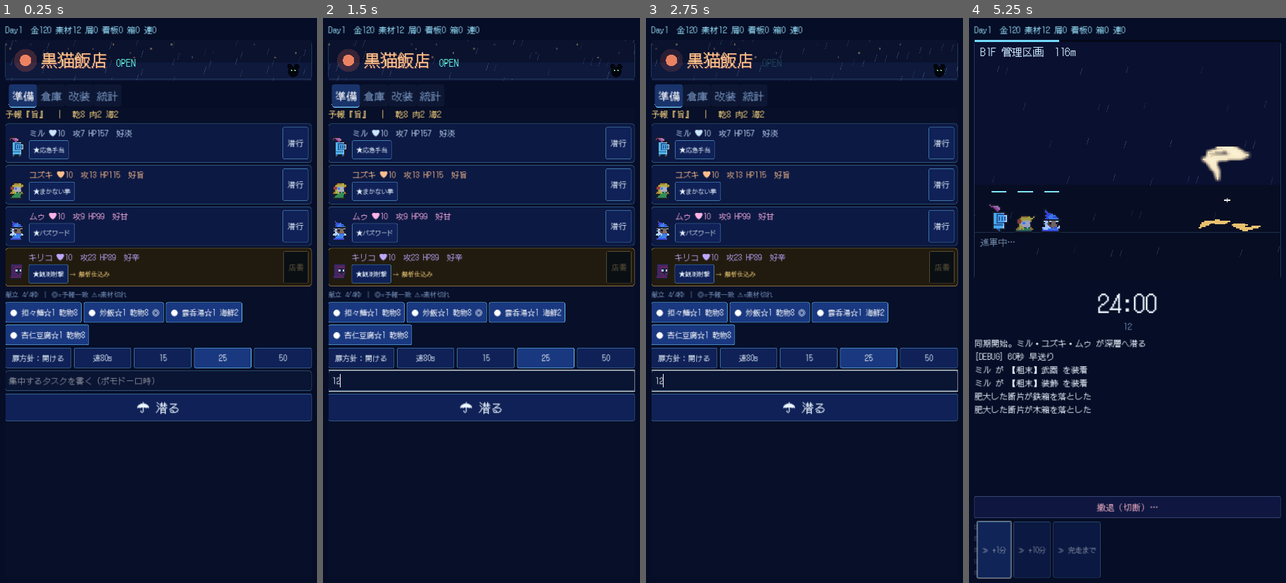
Above: before the commit, frames 1-4 (left to right).
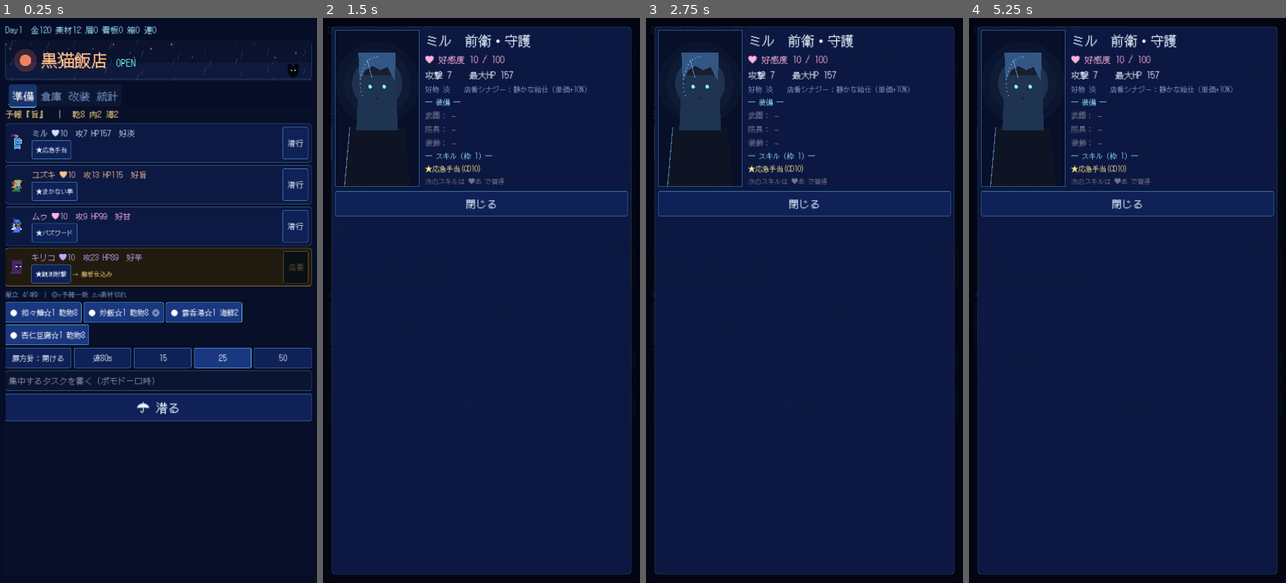
Above: after the commit, the same moments.

Repository: Conata/Pomodoro
Game: Godot game, scene res://main.tscn
Same seed, same stepped clock (60 frames per second), same inputs: the game is played once before the commit and once after it.
Inputs (mouse positions are in pixels of both pictures, inside the frame that each line leads up to):
- Up to frame 1 (0.25 s): no input
- Up to frame 2 (1.5 s): click (481, 379) at 0.52 s; type "12" at 0.6 s; click (342, 142) at 1.27 s
- Up to frame 3 (2.75 s): click (665, 181) at 2.02 s
- Up to frame 4 (5.25 s): click (988, 227) at 2.77 s; click (988, 266) at 3.52 s; click "☂ 潜る" at 4.25 s; click (994, 549) at 5 s, where only the run before the commit has a clickable "≫ +1分"

The runs differ from the first frame. In frame 1, 2.1% of the frame differs, in the area x 2-47%, y 19-47%; in frame 2, 27%; in frame 3, 27%; in frame 4, 66%, in the area x 1-99%, y 1-100%.

Commit message:
feat: 潜行中の掛け合い＋高解像度ポートレート＋ステータス画面
放置で愛着が湧くように、キャラがいま起きていることを喋る:
- 掛け合い（src/sim/banter.gd）: 出発/独り言/戦闘/ボス/戦利品/ゲート/
  全滅/扉の状況別セリフを4人分。WORLD.md の声。何もない時間は
  8〜15秒ごとに独り言（MIDNIGHT VIDEO 的な日常のつぶやき）で愛着を醸成
- DiveView に吹き出し（say）。ログにも色付き名前で残る
- 銘柄は UI 側の非決定論RNGで選ぶのでゲーム状態に影響しない

ストーリーは等身の高いキャラに（ピクセルではない）:
- Portrait（src/ui/portrait.gd）: キャラ色のシルエット立ち絵＋光る瞳。
  暗がり＋ネオンのムーディな描画。会話シーンの立ち絵をこれに置換
- assets/portraits/<id>.png を置けば本物の立ち絵に自動差し替え（説明書同梱）

TBH の英雄画面のようなステータス:
- 編成カードの立ち絵タップ→ポートレート＋攻/HP/好感度/装備/スキルの詳細

絵文字の豆腐対策の続きで早送りログを（DEBUG）に。xvfbで全画面確認、
テスト70全パス

https://claude.ai/code/session_016Bm5d2aQMXMz4o4Q9JWW5n

Diff:
--- a/main.gd
+++ b/main.gd
@@ -55,7 +55,14 @@
 var ship_label: Label
 var ui_accum := 0.0
 var offline_note := ""
+var banter_rng := RandomNumberGenerator.new()
+var banter_timer := 0.0
+var banter_next := 6.0
 var confirm: ConfirmationDialog
+var status_overlay: Control
+var status_portrait: PortraitRect
+var status_name: Label
+var status_body: VBoxContainer
 var bgm: AudioStreamPlayer
 var sfx_pool: Array[AudioStreamPlayer] = []
 var sfx_next := 0
@@ -63,6 +70,7 @@
 
 
 func _ready() -> void:
+	banter_rng.randomize()
 	var saved := SaveGame.load_state()
 	sim = KuroSim.new(saved)
 	_build_ui()
@@ -91,6 +99,12 @@
 		if save_accum >= 20.0:
 			save_accum = 0.0
 			_save(now)
+		# 何もない時間の独り言（放置で愛着が湧くやつ）
+		banter_timer += delta
+		if banter_timer >= banter_next:
+			banter_timer = 0.0
+			banter_next = banter_rng.randf_range(8.0, 15.0)
+			_idle_banter()
 	_update_clock(now)
 	ui_accum += delta
 	if ui_accum >= 1.0:
@@ -138,6 +152,7 @@
 				_sfx("ui_confirm")
 				_log(e["msg"])
 				door_row.visible = true
+				_banter("door")
 			"door_loot":
 				_sfx("chest_open")
 				_log(e["msg"])
@@ -145,14 +160,57 @@
 				_sfx("enemy_death")
 				dive.spawn_fx("explosion", "enemy")
 				_log(e["msg"])
+				_banter("gate")
+			"boss":
+				_log(e["msg"])
+				_banter("boss")
 			"resync":
 				_sfx("damage")
 				dive.spawn_fx("smoke", "party")
 				_log(e["msg"])
+				_banter("wipe")
+			"loot":
+				_log(e["msg"])
+				if banter_rng.randf() < 0.3:
+					_banter("loot")
+			"level":
+				_sfx("thunder")
+				dive.spawn_fx("lightning", "party")
+				_log(e["msg"])
+				_banter("levelup")
 			"fx":
 				dive.spawn_fx(String(e.get("fx", "")), "enemy")
 			_:
 				_log(e["msg"])
+
+
+# --- 掛け合い（潜行中のキャラのセリフ）---------------------------------------
+
+
+func _banter(cat: String) -> void:
+	var line := Banter.pick(cat, sim.divers(), banter_rng)
+	if not line.is_empty():
+		_say(String(line["girl"]), String(line["text"]))
+		banter_timer = 0.0  # 直後の独り言と被らせない
+
+
+## 何もない時間：戦況に応じて combat/boss/idle を喋る。
+func _idle_banter() -> void:
+	if phase != Phase.DIVE:
+		return
+	var cat := "idle"
+	for m in sim.state["mobs"]:
+		if m["boss"]:
+			cat = "boss"
+			break
+	if cat == "idle" and sim.state["in_combat"]:
+		cat = "combat"
+	_banter(cat)
+
+
+func _say(gid: String, text: String) -> void:
+	dive.say(gid, text)
+	_log("[color=#9fd8ff]%s[/color]「%s」" % [KuroData.GIRLS[gid]["name"], text])
 
 
 func _on_run_complete() -> void:
@@ -194,7 +252,10 @@
 	phase = Phase.DIVE
 	log_label.clear()
 	log_count = 0
+	banter_timer = 0.0
+	banter_next = 3.5
 	_pump_events()
+	_banter("start")
 	_save(now)
 	_apply_phase()
 	_refresh_all()
@@ -350,7 +411,92 @@
 	confirm.cancel_button_text = "やめる"
 	confirm.confirmed.connect(_on_confirmed)
 	add_child(confirm)
+	_build_status_overlay()
 	_build_audio()
+
+
+## TBH の英雄画面のような、高解像度キャラ＋装備＋スキルの詳細。
+func _build_status_overlay() -> void:
+	status_overlay = Control.new()
+	status_overlay.set_anchors_preset(Control.PRESET_FULL_RECT)
+	status_overlay.visible = false
+	var backdrop := ColorRect.new()
+	backdrop.color = Color(0.01, 0.02, 0.06, 0.88)
+	backdrop.set_anchors_preset(Control.PRESET_FULL_RECT)
+	backdrop.mouse_filter = Control.MOUSE_FILTER_STOP
+	status_overlay.add_child(backdrop)
+	var margin := MarginContainer.new()
+	margin.set_anchors_preset(Control.PRESET_FULL_RECT)
+	for m in ["margin_left", "margin_right", "margin_top", "margin_bottom"]:
+		margin.add_theme_constant_override(m, 20)
+	status_overlay.add_child(margin)
+	var card := PanelContainer.new()
+	margin.add_child(card)
+	var box := VBoxContainer.new()
+	box.add_theme_constant_override("separation", 10)
+	card.add_child(box)
+	# 上段：ポートレート＋名前/ステータス
+	var top := HBoxContainer.new()
+	top.add_theme_constant_override("separation", 14)
+	status_portrait = PortraitRect.new()
+	status_portrait.custom_minimum_size = Vector2(190, 280)
+	top.add_child(status_portrait)
+	var info := VBoxContainer.new()
+	info.size_flags_horizontal = Control.SIZE_EXPAND_FILL
+	info.size_flags_vertical = Control.SIZE_EXPAND_FILL
+	info.add_theme_constant_override("separation", 6)
+	status_name = _label("", 30, Color(0.9, 0.96, 1.0))
+	info.add_child(status_name)
+	status_body = VBoxContainer.new()
+	status_body.add_theme_constant_override("separation", 5)
+	info.add_child(status_body)
+	top.add_child(info)
+	box.add_child(top)
+	var close := _button("閉じる", _close_status, 24)
+	close.custom_minimum_size = Vector2(0, 50)
+	box.add_child(close)
+	add_child(status_overlay)
+
+
+func _open_status(id: String) -> void:
+	_sfx("ui_confirm")
+	var s := sim.state
+	var g: Dictionary = KuroData.GIRLS[id]
+	status_portrait.girl_id = id
+	status_name.text = "%s　%s" % [g["name"], g["role"]]
+	_clear(status_body)
+	status_body.add_child(_label("♥ 好感度 %d / 100" % sim.aff(id), 20, Color(1.0, 0.7, 0.85)))
+	status_body.add_child(_label("攻撃 %d　　最大HP %d" % [int(sim.girl_atk(id)), int(sim.girl_maxhp(id))], 20))
+	status_body.add_child(_label("好物 %s　　店番シナジー：%s（%s）" % [g["fav"], g["synergy"], g["synergy_desc"]], 16, COL_DIM))
+	status_body.add_child(_label("― 装備 ―", 16, Color(0.6, 0.9, 1.0)))
+	for slot in ["weapon", "armor", "trinket"]:
+		var it: Dictionary = s["girls"][id]["equip"][slot]
+		var slot_name: String = SimItems.SLOTS[slot]["name"]
+		if it.is_empty():
+			status_body.add_child(_label("%s： —" % slot_name, 17, Color(1, 1, 1, 0.45)))
+		else:
+			status_body.add_child(_label("%s： %s %s" % [slot_name, SimItems.display_name(it), SimItems.affix_text(it)],
+					17, SimItems.GRADES[int(it["grade"])]["color"]))
+	status_body.add_child(_label("― スキル（枠 %d）―" % sim.skill_slots(), 16, Color(0.6, 0.9, 1.0)))
+	var skill_flow := HFlowContainer.new()
+	skill_flow.add_theme_constant_override("h_separation", 5)
+	skill_flow.add_theme_constant_override("v_separation", 5)
+	for sid in sim.known_skills(id):
+		var def: Dictionary = KuroData.SKILL_DB[sid]
+		var equipped: bool = sid in s["girls"][id]["skills_eq"]
+		var chip := _label("%s%s(CD%d)" % ["★" if equipped else "", def["name"], int(def["cd"])],
+				16, Color(1.0, 0.9, 0.55) if equipped else COL_DIM)
+		chip.autowrap_mode = TextServer.AUTOWRAP_OFF
+		skill_flow.add_child(chip)
+	status_body.add_child(skill_flow)
+	var nxt := sim.known_skills(id).size()
+	if nxt < 3:
+		status_body.add_child(_label("次のスキルは ♥%d で習得" % KuroData.SKILL_UNLOCK_AFF[nxt], 15, Color(1, 1, 1, 0.4)))
+	status_overlay.visible = true
+
+
+func _close_status() -> void:
+	status_overlay.visible = false
 
 
 func _make_theme() -> Theme:
@@ -493,6 +639,7 @@
 	door_row.add_child(skip_b)
 	dive_panel.add_child(door_row)
 	log_label = RichTextLabel.new()
+	log_label.bbcode_enabled = true
 	log_label.scroll_following = true
 	log_label.size_flags_vertical = Control.SIZE_EXPAND_FILL
 	log_label.custom_minimum_size = Vector2(0, 120)
@@ -723,9 +870,16 @@
 		panel.add_theme_stylebox_override("panel", ps)
 	var row := HBoxContainer.new()
 	row.add_theme_constant_override("separation", 8)
+	# 立ち絵タップで詳細（ステータス）画面
+	var icon_btn := Button.new()
+	icon_btn.flat = true
+	icon_btn.custom_minimum_size = Vector2(44, 58)
+	icon_btn.pressed.connect(_open_status.bind(id))
 	var icon := _girl_icon(id)
 	icon.custom_minimum_size = Vector2(38, 54)
-	row.add_child(icon)
+	icon.mouse_filter = Control.MOUSE_FILTER_IGNORE
+	icon_btn.add_child(icon)
+	row.add_child(icon_btn)
 	var col := VBoxContainer.new()
 	col.size_flags_horizontal = Control.SIZE_EXPAND_FILL
 	col.add_theme_constant_override("separation", 2)
@@ -974,7 +1128,7 @@
 	if seconds < 0.0:
 		seconds = float(run["duration"]) - float(run["elapsed"]) + 1.0
 	run["anchor"] = float(run["anchor"]) - seconds
-	_log("[DEBUG] %d秒 早送り" % int(seconds))
+	_log("（DEBUG）%d秒 早送り" % int(seconds))
 
 
 func _on_open_box() -> void:
--- /dev/null
+++ b/src/sim/banter.gd
@@ -0,0 +1,97 @@
+class_name Banter
+extends RefCounted
+## 潜行中のキャラの掛け合い。WORLD.md の声で、いま起きていることに反応する。
+## idle（何もない時間の独り言）が「放置で愛着が湧く」核心——MIDNIGHT VIDEO のように
+## キャラが手元の作業や日常を喋る。flavor のみなのでゲーム状態には影響しない。
+
+# 状況: start/idle/combat/boss/loot/levelup/gate/wipe/door
+const LINES := {
+	"mil": {
+		"start": ["店長。同期を開始します", "深層、確認しました。進みます", "今日のログも保存します"],
+		"idle": [
+			"店長。この階の照度は、店の厨房と同じです",
+			"歩数を数えています。意味はありません",
+			"雨の音は、ここにも届くのですね",
+			"…店番のユズキは、今ごろ仕込みの最中です",
+			"静かです。これは、良い静かさだと思います",
+			"店長。あとで賄いを食べてください。事実です",
+			"わたしの足音だけが、聞こえます",
+		],
+		"combat": ["敵性を確認。排除します", "前に出ます。下がっていてください", "計算どおり"],
+		"boss": ["大きい。でも、構造は同じです", "欠落を、埋めます", "皆さん、わたしの後ろへ"],
+		"loot": ["拾得物。店の役に立つかもしれません", "記録しました"],
+		"levelup": ["出力が上がりました。便利です", "強くなる、という感覚を学習中です"],
+		"gate": ["ゲート、開きました。次の階へ", "チェックポイント更新。安全です"],
+		"wipe": ["…再同期します。問題ありません", "店長。まだ、終わっていません"],
+		"door": ["扉があります。判断を待ちます", "中身は不明。確率は五分です"],
+	},
+	"yuzuki": {
+		"start": ["よし、行くか。さっさと済ませよう", "腹ごしらえは帰ってからな", "あたしに任せとけって"],
+		"idle": [
+			"帰ったら炒飯な。崩れたやつでよけりゃ",
+			"あー、ここ寒いな。換気扇よりマシだけど",
+			"ミルのやつ、また核心ついてくるんだよな",
+			"店長、ちゃんと飯食ってる？　…潜りながら聞くことじゃねえか",
+			"このへんの素材、麻婆に使えそう",
+			"あたし、ここで五個目の仕事なんだ。…まだ辞めてない",
+			"足止めんなよ。あたしの方が先に着くからな",
+		],
+		"combat": ["来たな。下がってろ！", "あたしが前。文句あるか？", "おら、どけって"],
+		"boss": ["でけえな…まあ、食ってかかるだけだ", "みんな、あたしの後ろ！", "腹立つツラだ"],
+		"loot": ["お、使えるじゃん。もらっとく", "店の足しになるな"],
+		"levelup": ["お、なんか調子いいな", "まだまだいけるって"],
+		"gate": ["突破ー！次いくぞ", "ここまで来たか。悪くない"],
+		"wipe": ["っ…立て直す。まだ閉店じゃねえ", "ちっ、もういっぺんだ"],
+		"door": ["扉か。どうする、店長", "開けるか戻るか、はっきりしろよ"],
+	},
+	"muu": {
+		"start": ["はい潜行配信スタート！…誰も見てないけど", "今日こそバズらせるよ〜", "テンション上げてこ！"],
+		"idle": [
+			"これ配信したら伸びるかな。…切り抜き班いないや",
+			"ねー店長、あたしの今日の同接、二桁だったよ？",
+			"静かすぎ。換気扇の音、恋しくなってきた",
+			"このダンジョン、映え探してるんだけどさ",
+			"あー、誰かにかまってほしい",
+			"歌っていい？　…ミルに怒られるか",
+			"配信切ると、部屋しーんとすんの。だからここ来ちゃう",
+		],
+		"combat": ["わー来た来た！ねえ映ってる！？", "やぁっ！…痛いのヤダ", "あたしだって戦えるし！"],
+		"boss": ["で、でかっ！これバズるやつでは？", "ひぃ、でも逃げないもん", "みんなー、力かして！"],
+		"loot": ["わ、ドロップ！あたしの実力〜", "これ高く売れる？"],
+		"levelup": ["レベルアップきた！伸びてる伸びてる", "数字が増えると安心する〜"],
+		"gate": ["突破ぁ！クリップ確定でしょ", "やった、次いこ次！"],
+		"wipe": ["うぇーん…も、もっかい", "切断ヤダ…続けさせて"],
+		"door": ["扉だ！開ける？開けちゃう？", "中なにあるかな〜ドキドキ"],
+	},
+	"kiriko": {
+		"start": ["観測を開始する。良い夜だ", "深層は最初の店主の脳内……今日も挨拶していく", "記録、回してる"],
+		"idle": [
+			"この壁、観測する価値がある。たぶん",
+			"店長。裏のマンション、まだ音がするんだ",
+			"幽霊？　まだ名前をつけていないだけ",
+			"死は切断。なら、繋ぎ直せる……理論上は",
+			"怖い話は満腹に限る。早く帰ろう",
+			"換気扇の周波数、今夜は良い。データに残す",
+			"……最初の店主のこと、いつか話すよ",
+		],
+		"combat": ["来た。サンプルとして観測する", "因果を断つ。後衛から", "データ取得、継続"],
+		"boss": ["大物だ。記録のしがいがある", "切断された誰か……かもしれない", "観測者として、見届ける"],
+		"loot": ["これは……興味深い素材", "持ち帰って解析する"],
+		"levelup": ["出力上昇。仮説どおり", "観測者にも成長はある、か"],
+		"gate": ["階層を一つ、繋ぎ直した", "進む。深いほど、核心に近い"],
+		"wipe": ["再同期……まだ仮説は棄却されていない", "切断は、まだ先だ"],
+		"door": ["扉。観測対象として悪くない", "開ける価値はある。店長の判断を待つ"],
+	},
+}
+
+
+## 状況 cat の中から、潜行中の誰かのセリフを1つ返す。
+## divers: 今潜っている girl_id 配列。rng: UI側の非決定論RNG（ゲームに影響しない）。
+static func pick(cat: String, divers: Array, rng: RandomNumberGenerator) -> Dictionary:
+	if divers.is_empty():
+		return {}
+	var gid: String = divers[rng.randi() % divers.size()]
+	var pool: Array = LINES.get(gid, {}).get(cat, [])
+	if pool.is_empty():
+		return {}
+	return {"girl": gid, "text": String(pool[rng.randi() % pool.size()])}
--- a/src/sim/sim.gd
+++ b/src/sim/sim.gd
@@ -387,7 +387,7 @@
 			"hp": 220.0 * sc, "max_hp": 220.0 * sc, "atk": 7.0 * sc,
 			"boss": true, "elite": false, "sprite": String(biome["boss"]),
 		})
-		_emit("log", "階の最奥。欠落ボスが待っている")
+		_emit("boss", "階の最奥。欠落ボスが待っている")
 	else:
 		var n := 2 + rng.randi(2)
 		var elite := rng.chance(0.18)
--- a/src/ui/dive_view.gd
+++ b/src/ui/dive_view.gd
@@ -23,6 +23,7 @@
 var pulse := 0.0
 var _tex_cache := {}
 var _fx_active: Array = []
+var _bubble := {}  # {girl, text, t}
 
 
 func _ready() -> void:
@@ -30,8 +31,17 @@
 	texture_filter = CanvasItem.TEXTURE_FILTER_NEAREST
 
 
+## キャラのセリフ吹き出しを数秒表示。
+func say(girl_id: String, text: String) -> void:
+	_bubble = {"girl": girl_id, "text": text, "t": 3.6}
+
+
 func _process(delta: float) -> void:
 	pulse += delta
+	if not _bubble.is_empty():
+		_bubble["t"] = float(_bubble["t"]) - delta
+		if float(_bubble["t"]) <= 0.0:
+			_bubble = {}
 	var i := 0
 	while i < _fx_active.size():
 		var fx: Dictionary = _fx_active[i]
@@ -108,6 +118,30 @@
 		draw_circle(Vector2(cx + 4, cy - 3), 1.6, Color(0.55, 0.95, 0.7))
 
 
+## キャラの頭上にセリフ吹き出しを描く（角丸＋しっぽ）。横幅は画面内に収める。
+func _draw_bubble(font: Font, anchor: Vector2, who: String, text: String) -> void:
+	var fs := 17
+	var pad := 9.0
+	var line := "%s「%s」" % [who, text]
+	var tw := minf(font.get_string_size(line, HORIZONTAL_ALIGNMENT_LEFT, -1, fs).x, size.x - 28.0)
+	var bw := tw + pad * 2
+	var bh := 30.0
+	var bx := clampf(anchor.x - bw * 0.4, 8.0, size.x - bw - 8.0)
+	var by := anchor.y - bh
+	var fade: float = clampf(float(_bubble["t"]) / 0.6, 0.0, 1.0)
+	var bg := Color(0.92, 0.96, 1.0, 0.95 * fade)
+	var rect := Rect2(bx, by, bw, bh)
+	draw_rect(rect, bg)
+	draw_rect(Rect2(bx, by, bw, 2), Color(0.4, 0.8, 1.0, fade))  # 上辺アクセント
+	# しっぽ
+	var tip := clampf(anchor.x, bx + 8, bx + bw - 8)
+	draw_colored_polygon(PackedVector2Array([
+		Vector2(tip - 6, by + bh), Vector2(tip + 6, by + bh), Vector2(tip, by + bh + 9),
+	]), bg)
+	draw_string(font, Vector2(bx + pad, by + bh - 9), line, HORIZONTAL_ALIGNMENT_LEFT,
+			int(bw - pad * 2), fs, Color(0.05, 0.08, 0.16, fade))
+
+
 func _draw_rain(sz: Vector2) -> void:
 	for i in RAIN_N:
 		var speed := 420.0 + fposmod(i * 37.7, 220.0)
@@ -218,6 +252,13 @@
 	_draw_fx(ground)
 	_draw_rain(sz)
 
+	# セリフ吹き出し（潜行中のキャラの掛け合い）
+	if not _bubble.is_empty():
+		var bi := ds.find(String(_bubble["girl"]))
+		if bi >= 0:
+			_draw_bubble(font, Vector2(56.0 + bi * 60.0, ground - 64.0),
+					String(KuroData.GIRLS[_bubble["girl"]]["name"]), String(_bubble["text"]))
+
 	var status := "進軍中…"
 	if door_open:
 		status = "増築された扉の前で足が止まる（%d秒）" % int(ceil(float(run["door_pending"])))
--- /dev/null
+++ b/src/ui/portrait.gd
@@ -0,0 +1,181 @@
+class_name Portrait
+extends RefCounted
+## 高解像度キャラ表示。ストーリー/ステータスではピクセルスプライトではなく
+## 「等身の高いキャラ」を出す（MIDNIGHT VIDEO 系の暗がり＋ネオンの立ち絵）。
+##
+## 本物の立ち絵が用意できたら res://assets/portraits/<id>.png を置くだけで
+## 自動的に差し替わる（draw_into が override 画像を優先）。それまでは
+## キャラ色のシルエット＋光る瞳でムーディに描く。
+
+const ART_DIR := "res://assets/portraits/"
+
+# キャラ別の見た目パラメータ（髪型・色・瞳）。本物の art が来るまでの指標。
+const LOOK := {
+	"mil": {"accent": Color(0.55, 0.8, 1.0), "eye": Color(0.5, 0.95, 1.0),
+		"hair": Color(0.20, 0.34, 0.52), "style": "long", "warm": false},
+	"yuzuki": {"accent": Color(1.0, 0.62, 0.4), "eye": Color(1.0, 0.72, 0.4),
+		"hair": Color(0.42, 0.26, 0.18), "style": "ponytail", "warm": true},
+	"muu": {"accent": Color(1.0, 0.6, 0.85), "eye": Color(1.0, 0.6, 0.85),
+		"hair": Color(0.46, 0.24, 0.4), "style": "twintail", "warm": true},
+	"kiriko": {"accent": Color(0.72, 0.62, 1.0), "eye": Color(0.78, 0.55, 1.0),
+		"hair": Color(0.26, 0.2, 0.4), "style": "hood", "warm": false},
+}
+
+static var _cache := {}
+
+
+static func art_for(id: String) -> Texture2D:
+	if not _cache.has(id):
+		var path := ART_DIR + id + ".png"
+		_cache[id] = load(path) if ResourceLoader.exists(path) else null
+	return _cache[id]
+
+
+## rect 内にキャラを描く。t はアニメ用時間（瞬き・リムの揺らぎ）。
+## blink=true で瞬きあり。本物 art があればそれを KEEP_ASPECT で描く。
+static func draw_into(ci: CanvasItem, id: String, rect: Rect2, t: float) -> void:
+	var art := art_for(id)
+	if art != null:
+		var asz := art.get_size()
+		var scale := minf(rect.size.x / asz.x, rect.size.y / asz.y)
+		var dsz := asz * scale
+		var pos := rect.position + (rect.size - dsz) * 0.5
+		ci.draw_texture_rect(art, Rect2(pos, dsz), false)
+		return
+	_draw_silhouette(ci, id, rect, t)
+
+
+## キャラ色のシルエット立ち絵（暗がりに光る瞳）。
+static func _draw_silhouette(ci: CanvasItem, id: String, rect: Rect2, t: float) -> void:
+	var look: Dictionary = LOOK.get(id, LOOK["mil"])
+	var accent: Color = look["accent"]
+	var hair: Color = look["hair"]
+	var style: String = look["style"]
+	var cx := rect.position.x + rect.size.x * 0.5
+	var w := rect.size.x
+	var h := rect.size.y
+	var top := rect.position.y
+
+	# 背景：頭の後ろにアクセント色のソフトグロー
+	var glow_c := Color(accent.r, accent.g, accent.b, 0.10)
+	for i in range(5, 0, -1):
+		ci.draw_circle(Vector2(cx, top + h * 0.34), w * 0.10 * i, Color(accent.r, accent.g, accent.b, 0.03))
+	ci.draw_circle(Vector2(cx, top + h * 0.34), w * 0.30, glow_c)
+
+	var skin := Color(0.10, 0.12, 0.18)  # 影に沈んだ肌
+	var skin_lit := Color(0.16, 0.19, 0.27)
+	var unit := h * 0.01
+
+	# 肩（丸い台形シルエット）
+	var sh_top := top + h * 0.62
+	var sh_w := w * 0.78
+	ci.draw_colored_polygon(PackedVector2Array([
+		Vector2(cx - sh_w * 0.5, top + h),
+		Vector2(cx - sh_w * 0.42, sh_top),
+		Vector2(cx + sh_w * 0.42, sh_top),
+		Vector2(cx + sh_w * 0.5, top + h),
+	]), Color(0.06, 0.08, 0.14))
+	# 服のリムライト（左肩）
+	ci.draw_line(Vector2(cx - sh_w * 0.42, sh_top), Vector2(cx - sh_w * 0.5, top + h),
+			Color(accent.r, accent.g, accent.b, 0.5), 2.0)
+
+	# 首
+	ci.draw_rect(Rect2(cx - w * 0.07, top + h * 0.5, w * 0.14, h * 0.14), skin)
+
+	# 頭（楕円）
+	var head_c := Vector2(cx, top + h * 0.34)
+	var head_r := Vector2(w * 0.20, h * 0.17)
+	_draw_ellipse(ci, head_c, head_r, skin, 28)
+	# 頬のわずかな受け光（右）
+	_draw_ellipse(ci, head_c + Vector2(head_r.x * 0.45, head_r.y * 0.2), head_r * 0.5, Color(skin_lit.r, skin_lit.g, skin_lit.b, 0.6), 20)
+
+	# 髪（後ろ）
+	_draw_hair_back(ci, head_c, head_r, hair, style, h)
+	# 髪（前髪）
+	_draw_hair_front(ci, head_c, head_r, hair, accent, style)
+
+	# 瞳：暗がりに光る（このゲームの顔）
+	var blink := fposmod(t, 4.6) < 4.45
+	var eye_dy := head_r.y * 0.12
+	var eye_dx := head_r.x * 0.42
+	var eye: Color = look["eye"]
+	for s in [-1.0, 1.0]:
+		var ec := head_c + Vector2(s * eye_dx, eye_dy)
+		if blink:
+			# グロー
+			ci.draw_circle(ec, unit * 1.4, Color(eye.r, eye.g, eye.b, 0.35))
+			_draw_ellipse(ci, ec, Vector2(unit * 0.9, unit * 1.25), eye, 14)
+			ci.draw_circle(ec + Vector2(-unit * 0.2, -unit * 0.3), unit * 0.32, Color(1, 1, 1, 0.95))
+		else:
+			ci.draw_line(ec + Vector2(-unit * 0.8, 0), ec + Vector2(unit * 0.8, 0), Color(eye.r, eye.g, eye.b, 0.6), 2.0)
+	# 口（細く）
+	ci.draw_line(head_c + Vector2(-unit * 0.7, head_r.y * 0.55), head_c + Vector2(unit * 0.7, head_r.y * 0.55),
+			Color(0.05, 0.06, 0.1), 2.0)
+
+	# 頭頂のリムライト（左から差すネオン）
+	for a in range(0, 14):
+		var ang := PI * 0.5 + (a / 14.0) * PI * 0.7
+		var p := head_c + Vector2(cos(ang) * head_r.x, -sin(ang) * head_r.y)
+		ci.draw_circle(p, 1.6, Color(accent.r, accent.g, accent.b, 0.45))
+
+
+static func _draw_ellipse(ci: CanvasItem, c: Vector2, r: Vector2, col: Color, seg: int) -> void:
+	var pts := PackedVector2Array()
+	for i in seg:
+		var a := TAU * i / seg
+		pts.append(c + Vector2(cos(a) * r.x, sin(a) * r.y))
+	ci.draw_colored_polygon(pts, col)
+
+
+static func _draw_hair_back(ci: CanvasItem, hc: Vector2, hr: Vector2, hair: Color, style: String, h: float) -> void:
+	var dark := Color(hair.r * 0.6, hair.g * 0.6, hair.b * 0.6)
+	match style:
+		"long":
+			ci.draw_colored_polygon(PackedVector2Array([
+				hc + Vector2(-hr.x * 1.1, -hr.y * 0.3),
+				hc + Vector2(-hr.x * 1.25, h * 0.30),
+				hc + Vector2(hr.x * 1.25, h * 0.30),
+				hc + Vector2(hr.x * 1.1, -hr.y * 0.3),
+			]), dark)
+		"ponytail":
+			ci.draw_colored_polygon(PackedVector2Array([
+				hc + Vector2(hr.x * 0.7, -hr.y),
+				hc + Vector2(hr.x * 1.7, h * 0.06),
+				hc + Vector2(hr.x * 1.3, h * 0.24),
+				hc + Vector2(hr.x * 0.6, h * 0.05),
+			]), dark)
+		"twintail":
+			for s in [-1.0, 1.0]:
+				ci.draw_colored_polygon(PackedVector2Array([
+					hc + Vector2(s * hr.x * 0.9, -hr.y * 0.4),
+					hc + Vector2(s * hr.x * 1.7, h * 0.02),
+					hc + Vector2(s * hr.x * 1.5, h * 0.26),
+					hc + Vector2(s * hr.x * 0.8, h * 0.08),
+				]), dark)
+		"hood":
+			ci.draw_colored_polygon(PackedVector2Array([
+				hc + Vector2(-hr.x * 1.3, -hr.y * 0.2),
+				hc + Vector2(-hr.x * 1.45, h * 0.22),
+				hc + Vector2(hr.x * 1.45, h * 0.22),
+				hc + Vector2(hr.x * 1.3, -hr.y * 0.2),
+			]), Color(hair.r * 0.5, hair.g * 0.5, hair.b * 0.5))
+
+
+static func _draw_hair_front(ci: CanvasItem, hc: Vector2, hr: Vector2, hair: Color, accent: Color, style: String) -> void:
+	# 前髪のかたまり（頭頂〜額）。ゆるい流し前髪（角張った二股を避ける）
+	ci.draw_colored_polygon(PackedVector2Array([
+		hc + Vector2(-hr.x * 1.05, -hr.y * 0.1),
+		hc + Vector2(-hr.x * 1.12, -hr.y * 1.15),
+		hc + Vector2(hr.x * 1.12, -hr.y * 1.15),
+		hc + Vector2(hr.x * 1.05, -hr.y * 0.1),
+		hc + Vector2(hr.x * 0.62, -hr.y * 0.62),
+		hc + Vector2(hr.x * 0.18, -hr.y * 0.5),
+		hc + Vector2(-hr.x * 0.28, -hr.y * 0.66),
+		hc + Vector2(-hr.x * 0.7, -hr.y * 0.5),
+	]), hair)
+	if style == "hood":
+		# フードの影
+		ci.draw_arc(hc, hr.x * 1.2, PI * 1.05, PI * 1.95, 18, Color(accent.r, accent.g, accent.b, 0.4), 2.0)
+	# 前髪のハイライト一本
+	ci.draw_line(hc + Vector2(-hr.x * 0.6, -hr.y * 0.9), hc + Vector2(-hr.x * 0.3, -hr.y * 0.2),
+			Color(accent.r, accent.g, accent.b, 0.5), 2.0)
--- /dev/null
+++ b/src/ui/portrait_rect.gd
@@ -0,0 +1,20 @@
+class_name PortraitRect
+extends Control
+## ステータス画面などで高解像度キャラを表示する枠。
+## Portrait.draw_into に丸投げ（本物 art があれば自動で差し替わる）。
+
+var girl_id := "mil"
+var pulse := 0.0
+
+
+func _process(delta: float) -> void:
+	pulse += delta
+	if visible:
+		queue_redraw()
+
+
+func _draw() -> void:
+	# 枠とソフトな背景
+	draw_rect(Rect2(Vector2.ZERO, size), Color(0.03, 0.06, 0.16))
+	Portrait.draw_into(self, girl_id, Rect2(Vector2.ZERO, size), pulse)
+	draw_rect(Rect2(Vector2.ZERO, size), Color(0.45, 0.8, 1.0, 0.35), false, 1.0)
--- a/src/ui/talk_view.gd
+++ b/src/ui/talk_view.gd
@@ -116,7 +116,7 @@
 
 func _draw() -> void:
 	var sz := size
-	draw_rect(Rect2(Vector2.ZERO, sz), Color(0.025, 0.05, 0.16, 0.97))
+	draw_rect(Rect2(Vector2.ZERO, sz), Color(0.025, 0.05, 0.16, 1.0))
 	# 雨
 	for i in 60:
 		var speed := 380.0 + fposmod(i * 41.3, 260.0)
@@ -124,15 +124,12 @@
 		var py := fposmod(i * 113.7 + pulse * speed, sz.y + 30.0) - 15.0
 		draw_line(Vector2(px, py), Vector2(px - 5, py + 18),
 				Color(0.6, 0.82, 1.0, 0.08 + fposmod(i * 0.11, 0.1)), 1.2)
-	# 立ち絵（ピクセルスプライトを大きく、青く沈めて）
+	# 立ち絵（等身の高いキャラ。ピクセルではなくポートレート）。
+	# res://assets/portraits/<id>.png があればそれ、無ければシルエット。
 	var g: Dictionary = KuroData.GIRLS[girl]
-	var tex := _tex(FRAME_DIR + "%s_idle_anim_f%d.png" % [g["sprite"], int(pulse * 4.0) % 4])
-	if tex == null:
-		tex = _tex(FRAME_DIR + "%s_anim_f%d.png" % [g["sprite"], int(pulse * 4.0) % 4])
-	if tex != null:
-		var s := tex.get_size() * 10.0
-		draw_texture_rect(tex, Rect2(sz.x - s.x - 70.0, sz.y * 0.62 - s.y, s.x, s.y),
-				false, Color(0.55, 0.72, 1.1))
+	var pw := sz.x * 0.62
+	var ph := sz.y * 0.62
+	Portrait.draw_into(self, girl, Rect2(sz.x - pw - 20.0, 10.0, pw, ph), pulse)
 	var font := get_theme_default_font()
 	# 名前の斜めバンド（白地に黒、Rain98 の名前演出）
 	_band(sz.y * 0.62, 52.0, Color(0.94, 0.97, 1.0))
